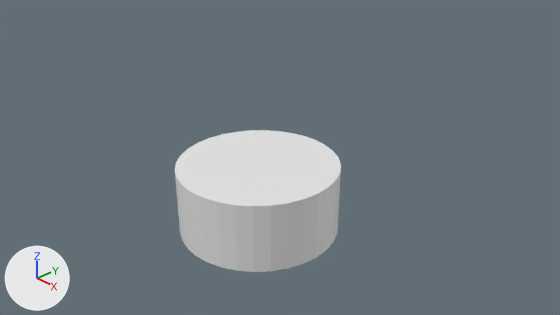
The Blender file Udemy - Blender/chess-set-lp/Chess Piece Base.blend, before and after one commit.
Camera for both pictures: the file's camera 'Camera'. Every picture has the same lights, and +X, +Y and +Z are marked at lower left.

Objects in the first picture: 'Chess Piece Base'.
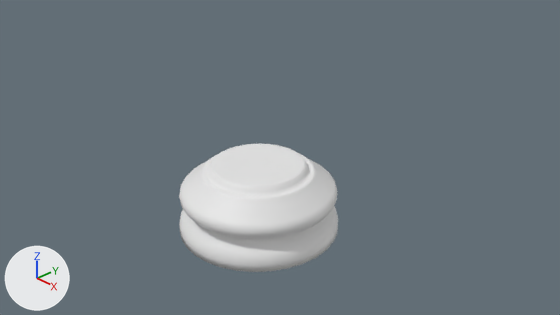
The edits, one by one:
me_cylinder is used by ob_chess_piece_base; location (0.0, 0.0, 0.0).
me_cylinder had 64 vertices, 34 faces and spanned x -1.5..1.5, y -1.5..1.5, z -1.0..0.29.
me_cylinder now has 768 vertices, 738 faces and spans x -1.5..1.5, y -1.5..1.5, z -1.0..0.29.
me_cylinder part 1: 32 vertices moved from x -1.5..1.5, y -1.5..1.5, z 0.29 to x -0.82..0.82, y -0.82..0.82, z 0.29; 704 vertices added at x -1.5..1.5, y -1.5..1.5, z -0.87..0.29.

What differs and where, as boxes [x1, y1, x2, y2] in the pictures (560 x 315 px):
'Chess Piece Base', reshaped (10% shorter)
    before: [175, 130, 341, 272]
    after: [179, 144, 338, 272]
part 1 of me_cylinder, built on
    before: [175, 170, 341, 272]
    after: [179, 144, 338, 272]
